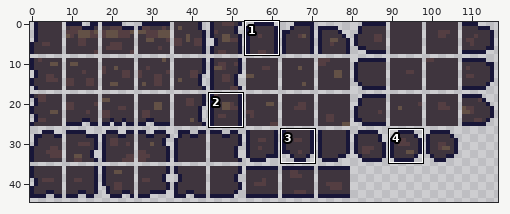
Sprite sheet: Sources/Modules/Yggdrasil/YggdrasilTown/Tiles/LampWood/DarkForestSoil.png. The picture above shows the old version from afar; the outline marks the close-up.
Close-up. Old version:
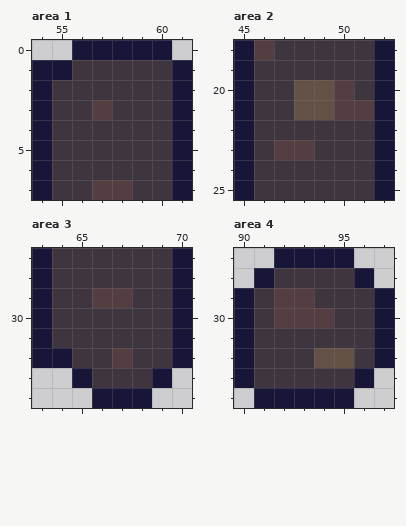
The file is 234x90 pixels, drawn in blocks of 2x2; one block is one cell here. Colours within 5 levels of each other are drawn and written as one. Shown: area 1: x 54..61, y 0..7; area 2: x 45..52, y 18..25; area 3: x 63..70, y 27..34; area 4: x 90..97, y 27..34. The commit also changed other parts of the picture, which this record leaves out.
Now the later version:
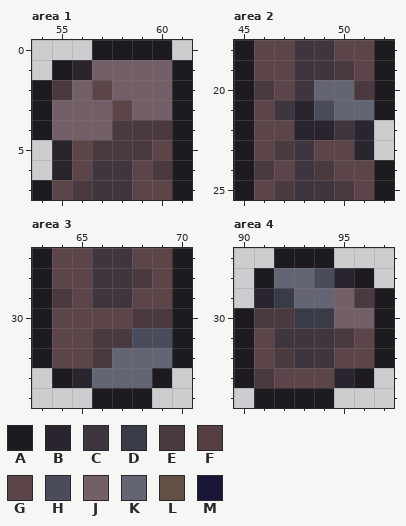
Palette (. is transparent): A #1d1b20  B #2a242f  C #3f353e  D #393b47  E #4a3a40  F #543e42  G #5c4548  H #4a4c5c  J #735f68  K #636575  L #635146  M #181638
From old to new:
Changed rows in their new state; - is an unchanged pixel.
Area 1:
first column x 54:
0 --.AAAA-
1 .ABJJJJA
2 AEJGJJJA
3 AJJJGJJA
4 AJJJEEEA
5 .BGEEEGA
6 .BG--GEA
7 AGECCGGA
Area 2:
first column x 45:
18 AGG--GGA
19 AGG--EGA
20 AEGCKKEA
21 AG-BHKKA
22 AGGBB-B.
23 AGECGGB.
24 AEG-EGGA
25 AGE--EGA
Area 3:
first column x 63:
27 AGG--GGA
28 AGG--EGA
29 AEGCCGGA
30 AGGGGEEA
31 AGGEEHHA
32 AGGEKKKA
33 -ABKKKA-
34 ---AAA--
Area 4:
first column x 90:
27 --AAA.--
28 -AKKHBA-
29 .BDKKJEA
30 AEEDDJJA
31 AG---EGA
32 AGE-CGGA
33 AEGGGBA-
34 -AAAA.--
Changed places in both close-ups, as pixel boxes (x1, y1, x2, y2):
changed: (32, 40, 192, 200)
changed: (234, 40, 394, 200)
changed: (32, 248, 192, 408)
changed: (234, 248, 394, 408)
